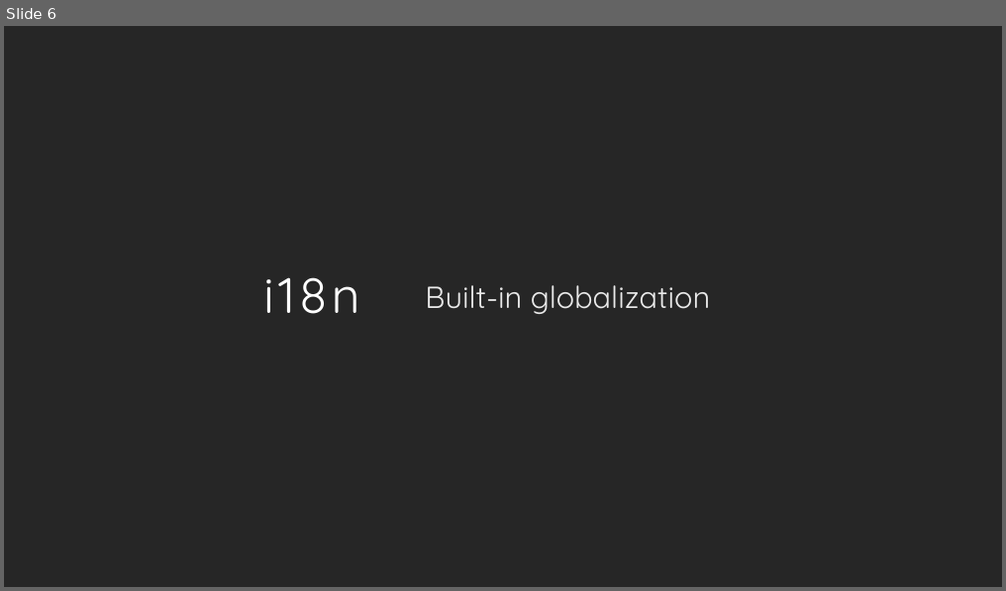
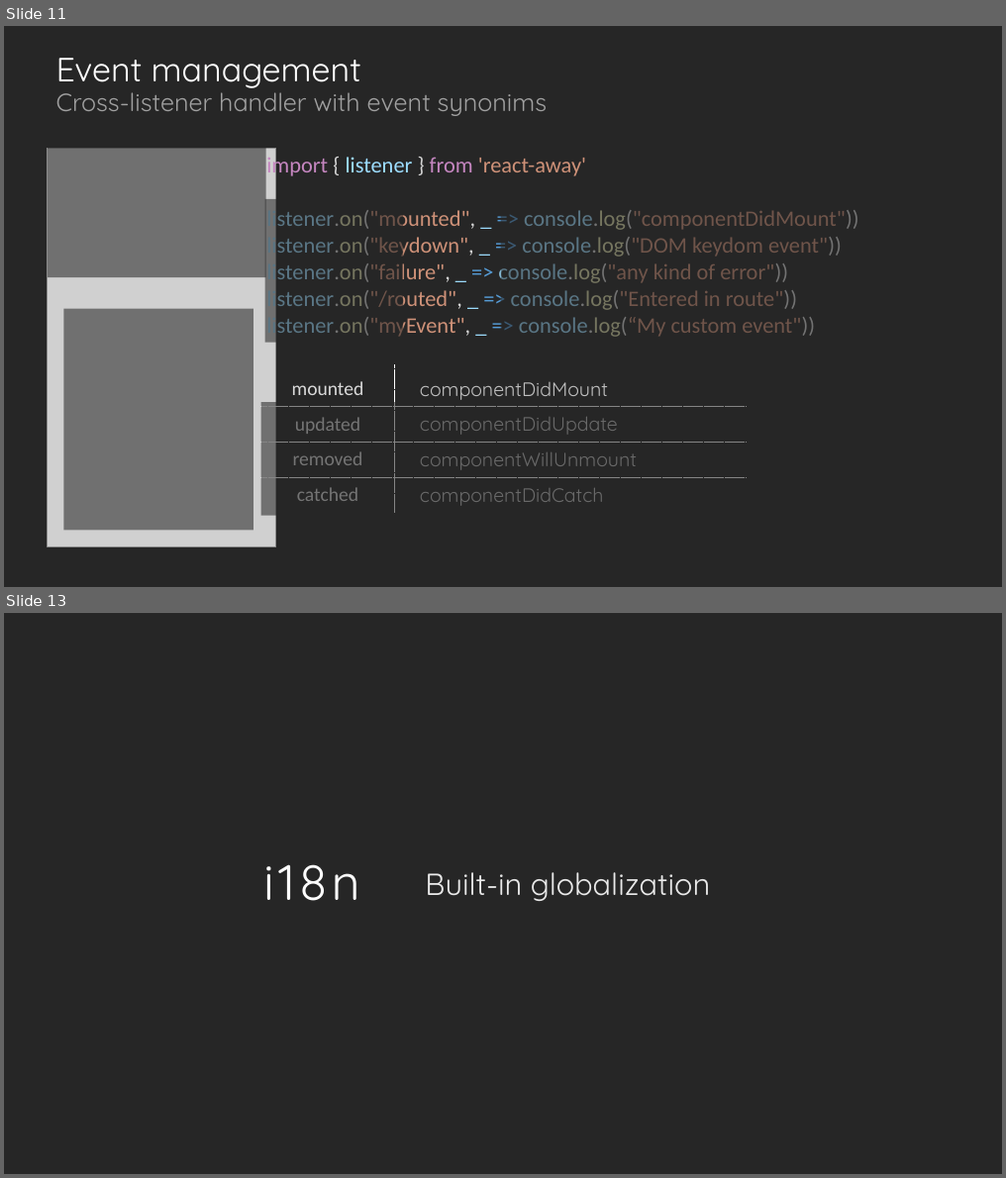
Before and after one commit to jsenaribeiro/react-away, a slide deck: doc/slides/tutorial.pptx. Shown one above the other, each under a label of ours: slide 6 before the commit, slides 11 and 13 after it; the slides between them are not shown. The pictures are 1006x591 and 1006x1178 pixels, drawn with LibreOffice and Linux fonts; fonts in the diff are those of the drawing; grey boxes stand for pictures; background and template pictures are left out. Boxes give left, top, right and bottom in pixels: in the first picture for what was removed or moved away, otherwise in the second. Text is boxed around its words. In the diff, an @@ line names an element or a change of style, - is before the commit and + after.

```diff
--- a/doc/slides/tutorial.pptx
+++ b/doc/slides/tutorial.pptx
@@ slide 11 added at (x1=4, y1=26, x2=1002, y2=587), background #262626 @@
@@ title added at (x1=56, y1=58, x2=361, y2=88), 48.6 pt, text #FFFFFF @@
+Event management
@@ text added at (x1=56, y1=85, x2=547, y2=116), 36 pt, text #BFBFBF at 80% opacity @@
+Cross-listener handler with event synonims
@@ picture added at (x1=47, y1=148, x2=275, y2=547) @@
@@ rectangle added at (x1=48, y1=145, x2=266, y2=277), fill #262626 at 56% opacity @@
@@ text added at (x1=266, y1=154, x2=859, y2=339), 32 pt, text #CE9178 @@
+import { listener } from 'react-away'
+listener.on("mounted", _ => console.log("componentDidMount"))
+listener.on("keydown", _ => console.log("DOM keydom event"))
+listener.on("failure", _ => console.log("any kind of error"))
+listener.on("/routed", _ => console.log("Entered in route"))
+listener.on("myEvent", _ => console.log(“My custom event"))
@@ rectangle added at (x1=265, y1=199, x2=403, y2=343), fill #262626 at 56% opacity @@
@@ rectangle added at (x1=500, y1=198, x2=961, y2=342), fill #262626 at 56% opacity @@
@@ rectangle added at (x1=63, y1=309, x2=253, y2=531), fill #262626 at 56% opacity @@
@@ table added at (x1=260, y1=365, x2=746, y2=513), 4 rows, 2 columns @@
+mounted | componentDidMount
+updated | componentDidUpdate
+removed | componentWillUnmount
+catched | componentDidCatch
@@ rectangle added at (x1=261, y1=402, x2=802, y2=515), fill #262626 at 56% opacity @@
@@ what was slide 6 is now slide 13 @@
```
Also in this commit, not shown: 13 slides changed, 13 other slides added, 17 slides removed, 2 other files.
